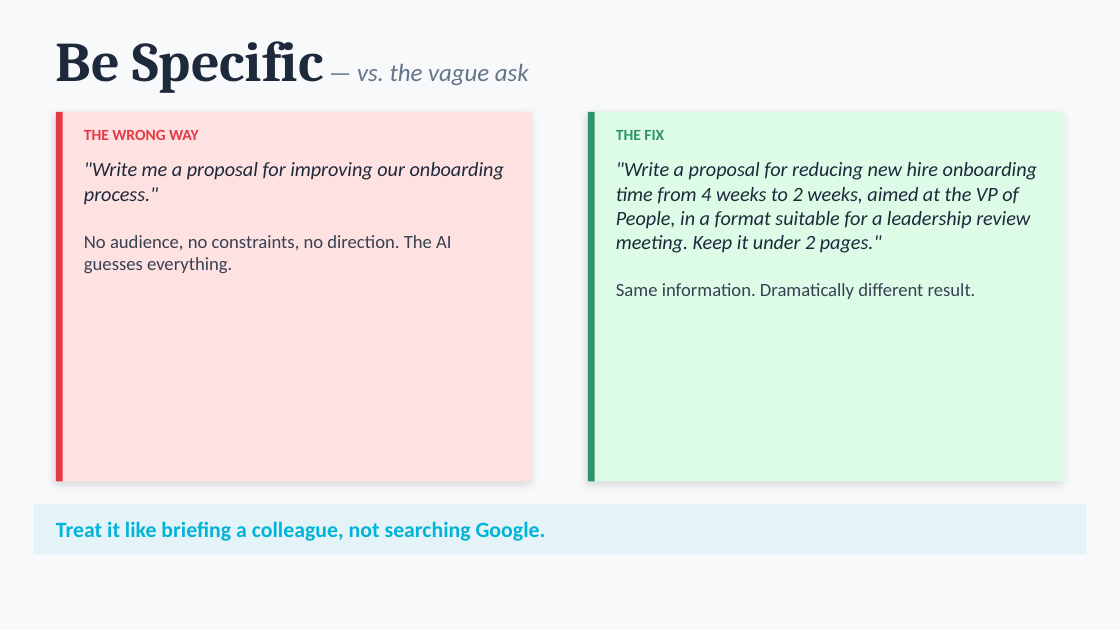
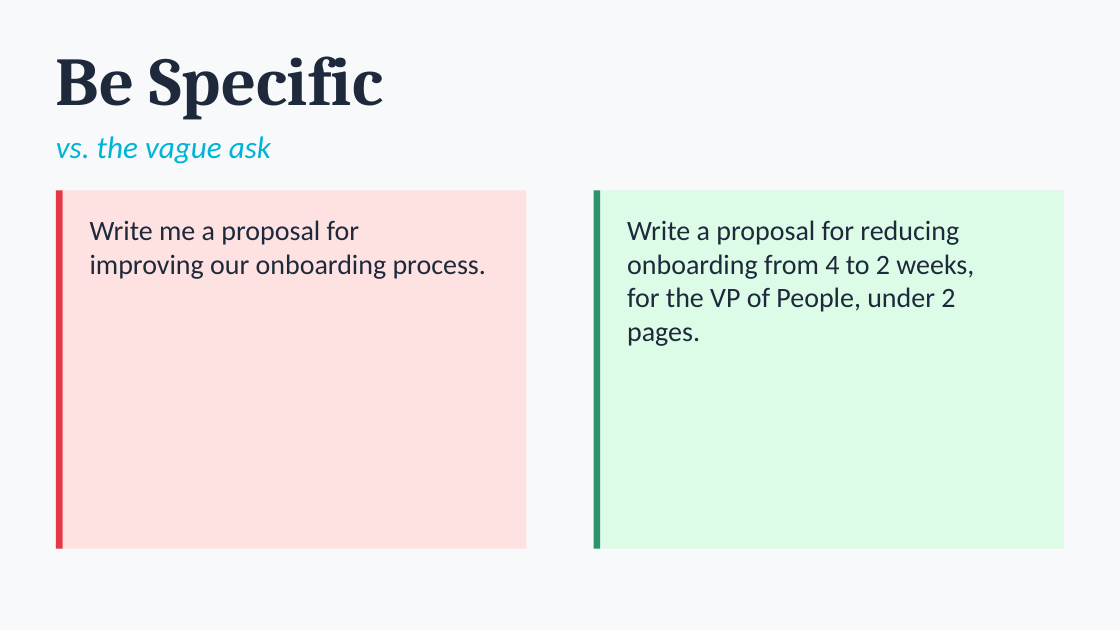
Before and after one commit to michaelengland/ai-best-practices, a slide deck: slide 26 of Getting-Agents-to-Give-Up-Their-Secrets.pptx (slide 19 before the commit). Drawn at 1120x630 pixels with LibreOffice and Linux fonts; fonts in the diff are those of the drawing. Boxes give left, top, right and bottom in pixels: in the first picture for what was removed or moved away, otherwise in the second. Text is boxed around its words. In the diff, an @@ line names an element or a change of style, - is before the commit and + after.

```diff
--- a/Getting-Agents-to-Give-Up-Their-Secrets.pptx
+++ b/Getting-Agents-to-Give-Up-Their-Secrets.pptx
@@ text added at box(56, 56, 383, 120), 44 pt, text #1E293B, bold @@
+Be Specific
@@ text at box(56, 136, 271, 164): text changed; size 16 to 20 pt; text colour #64748B to #00B4D8 @@
-Be Specific — vs. the vague ask
+vs. the vague ask
@@ text removed at box(84, 130, 199, 140) @@
-THE WRONG WAY
@@ text removed at box(616, 130, 664, 140) @@
-THE FIX
@@ rectangle: place and size @@
-rectangle at box(56, 112, 532, 482)
+rectangle at box(56, 190, 526, 549)
@@ rectangle at box(56, 190, 526, 549): shadow off @@
@@ rectangle: place and size @@
-rectangle at box(56, 112, 63, 482)
+rectangle at box(56, 190, 63, 549)
@@ rectangle at box(594, 190, 1064, 549): shadow off @@
@@ rectangle: place and size @@
-rectangle at box(588, 112, 1064, 482)
+rectangle at box(594, 190, 1064, 549)
@@ rectangle: place and size @@
-rectangle at box(588, 112, 595, 482)
+rectangle at box(594, 190, 600, 549)
@@ text at box(90, 220, 486, 279): text changed; size 12 to 18 pt; text colour #374151 to #1E293B @@
-"Write me a proposal for improving our onboarding process."
-No audience, no constraints, no direction. The AI guesses everything.
+Write me a proposal for
+improving our onboarding process.
@@ text at box(627, 220, 974, 346): text changed; size 13 to 18 pt; italic off @@
-"Write a proposal for reducing new hire onboarding time from 4 weeks to 2 weeks, aimed at the VP of People, in a format suitable for a leadership review meeting. Keep it under 2 pages."
-Same information. Dramatically different result.
+Write a proposal for reducing
+onboarding from 4 to 2 weeks,
+for the VP of People, under 2 pages.
@@ rectangle removed at box(34, 504, 1086, 554) @@
@@ text removed at box(56, 521, 546, 541) @@
-Treat it like briefing a colleague, not searching Google.
```
Also in this commit, not shown: 27 other slides changed, 42 slides added, 23 slides removed, 1 other file.
